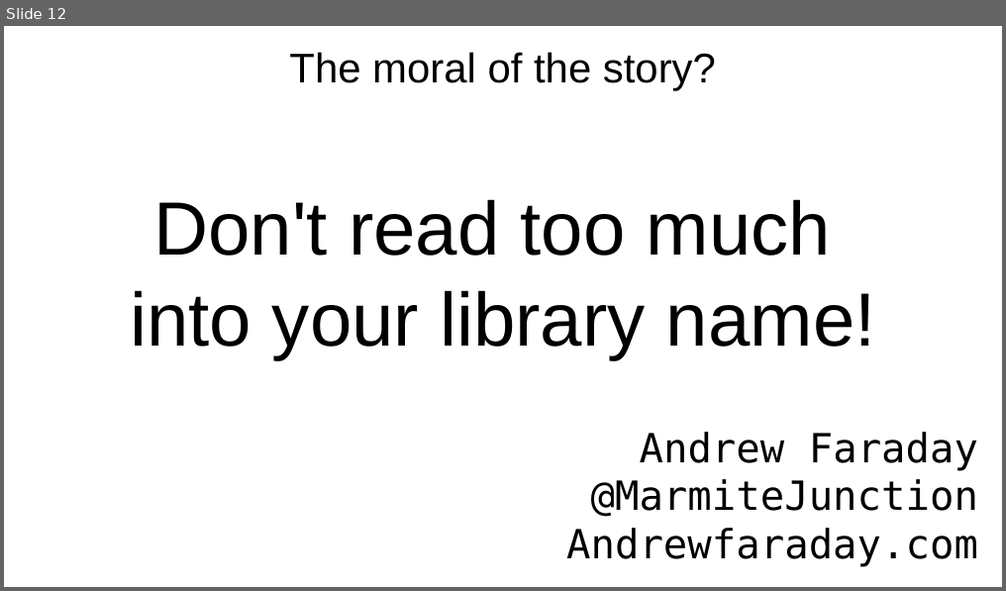
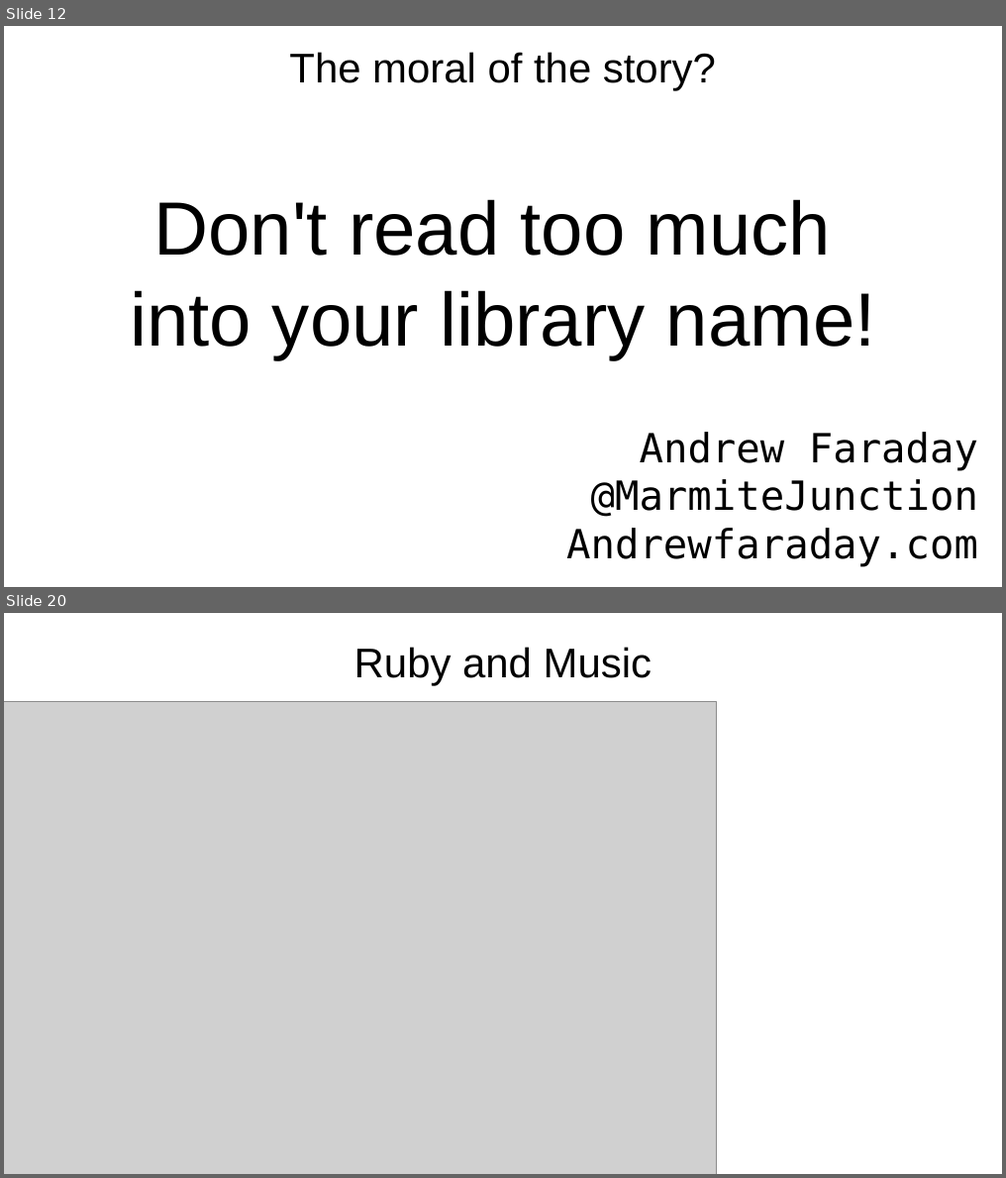
Before and after one commit to AJFaraday/conference-repo, a slide deck: talks/ruby_music/ruby-music.odp. Shown one above the other, each under a label of ours: slide 12 before the commit, slides 12 and 20 after it; the slides between them are not shown. The pictures are 1006x591 and 1006x1178 pixels, drawn with LibreOffice and Linux fonts; fonts in the diff are those of the drawing; grey boxes stand for pictures. Boxes give left, top, right and bottom in pixels: in the first picture for what was removed or moved away, otherwise in the second. Text is boxed around its words. In the diff, an @@ line names an element or a change of style, - is before the commit and + after.

Commit message:
STuff from the ruby music talk

```diff
--- a/talks/ruby_music/ruby-music.odp
+++ b/talks/ruby_music/ruby-music.odp
@@ slide 20 added at (4, 613, 1002, 1174), background #FFFFFF @@
@@ title added at (354, 647, 651, 686), 33 pt, text #000000 @@
+Ruby and Music
@@ picture added at (4, 702, 717, 1174) @@
```
Also in this commit, not shown: 2 slides changed, 6 other slides added, 4 other files.
